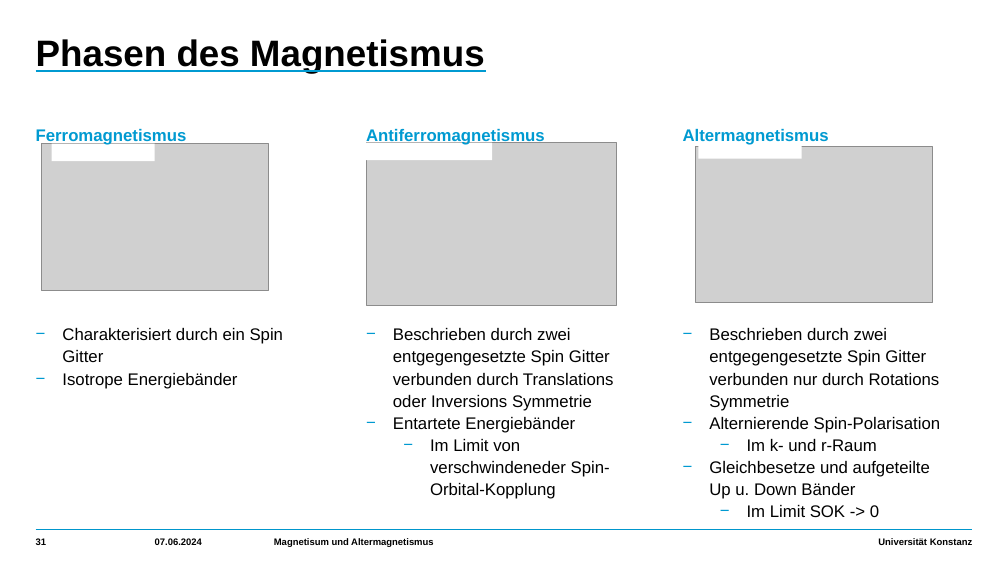
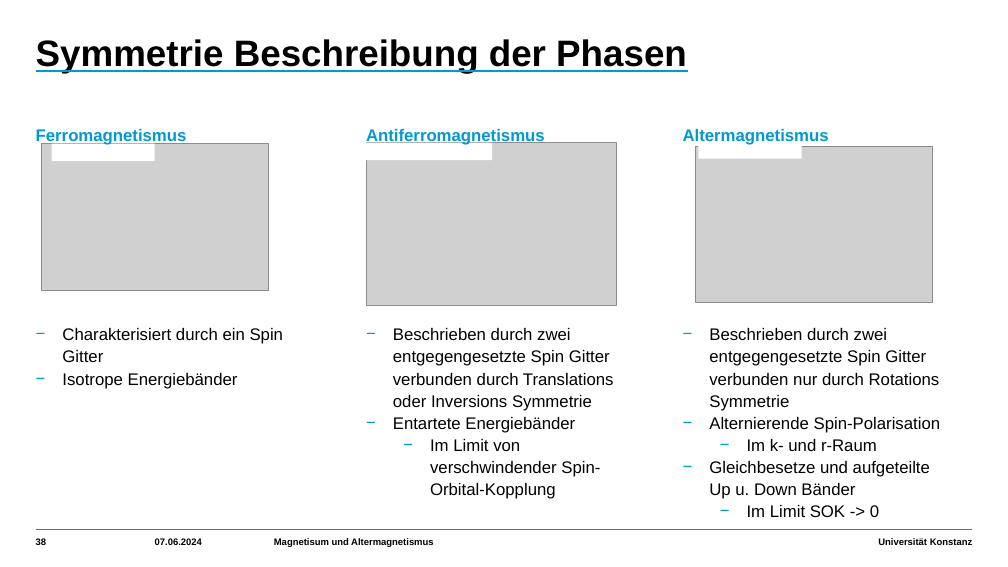
Before and after one commit to HolykingJulex/EstimateSeminar, a slide deck: slide 38 of Vortrag.pptx (slide 31 before the commit). Drawn at 1008x567 pixels with LibreOffice and Linux fonts; fonts in the diff are those of the drawing; grey boxes stand for pictures. Boxes give left, top, right and bottom in pixels: in the first picture for what was removed or moved away, otherwise in the second. Text is boxed around its words. In the diff, an @@ line names an element or a change of style, - is before the commit and + after.

```diff
--- a/Vortrag.pptx
+++ b/Vortrag.pptx
@@ title at box(36, 39, 687, 74): text changed @@
-Phasen des Magnetismus
+Symmetrie Beschreibung der Phasen
@@ text at box(430, 439, 600, 499): text changed @@
-      − Im Limit von verschwindeneder Spin-Orbital-Kopplung
+      − Im Limit von verschwindender Spin-Orbital-Kopplung
@@ page number at box(36, 538, 47, 545): text changed @@
-31
+38
```
Also in this commit, not shown: 20 other slides changed, 8 slides added, 2 other files.
